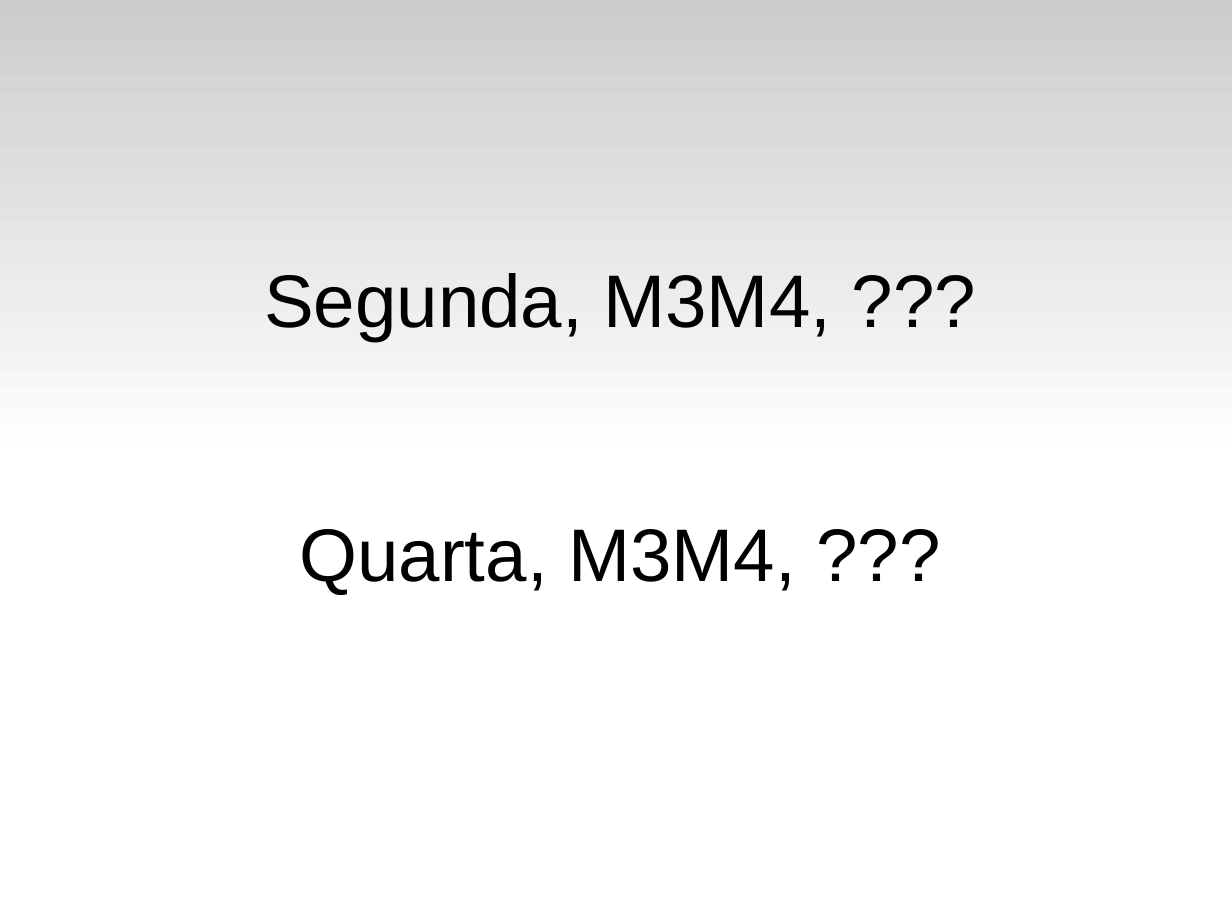
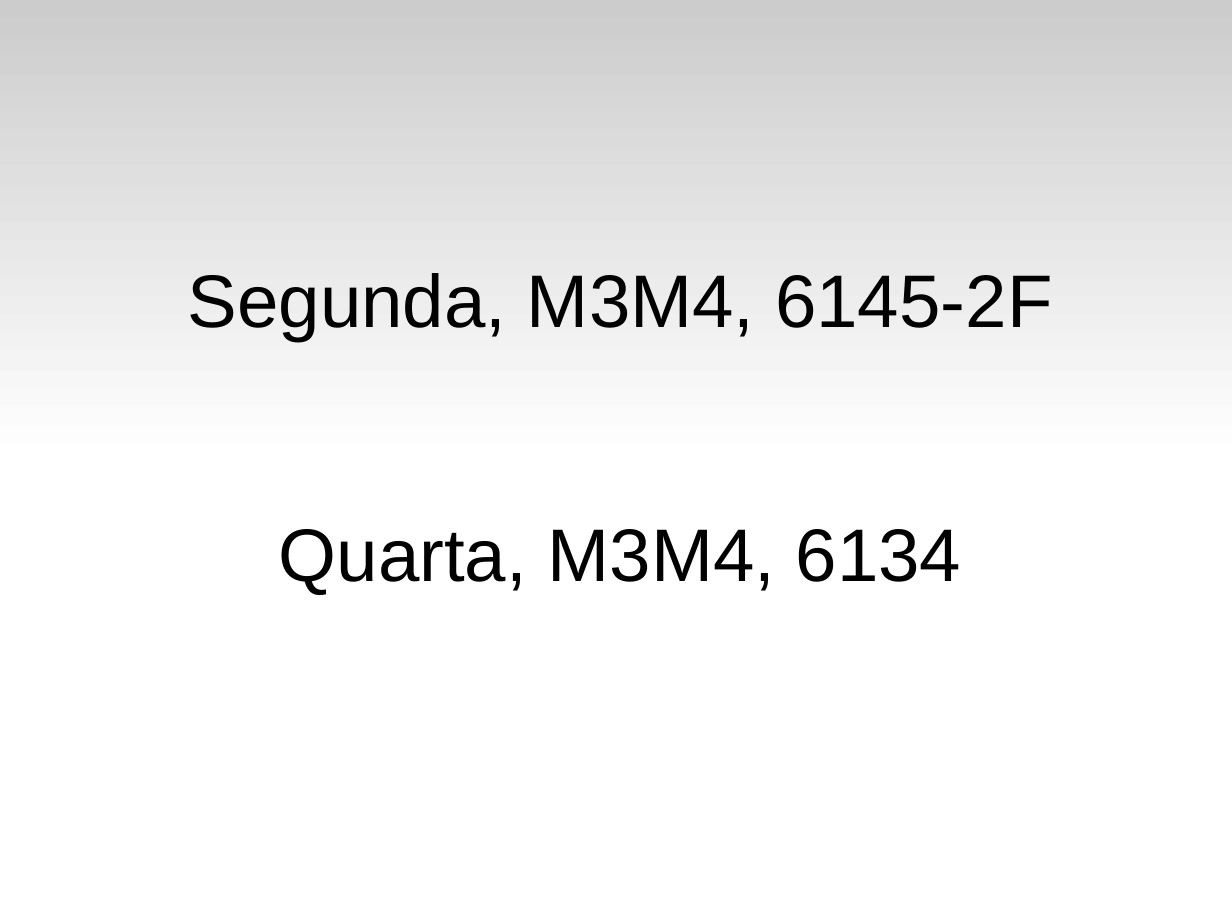
Before and after one commit to fsantanna-uerj/LP1, a slide deck: slide 2 of Slides/lp1-00-intro.odp. Drawn at 1232x924 pixels with LibreOffice and Linux fonts; fonts in the diff are those of the drawing. Boxes give left, top, right and bottom in pixels: in the first picture for what was removed or moved away, otherwise in the second. Text is boxed around its words. In the diff, an @@ line names an element or a change of style, - is before the commit and + after.

```diff
--- a/Slides/lp1-00-intro.odp
+++ b/Slides/lp1-00-intro.odp
@@ subtitle at (188, 273, 1052, 595): text changed @@
-Segunda, M3M4, ???
-Quarta, M3M4, ???
+Segunda, M3M4, 6145-2F
+Quarta, M3M4, 6134
```
Also in this commit, not shown: 1 other slide changed, 4 other files.
